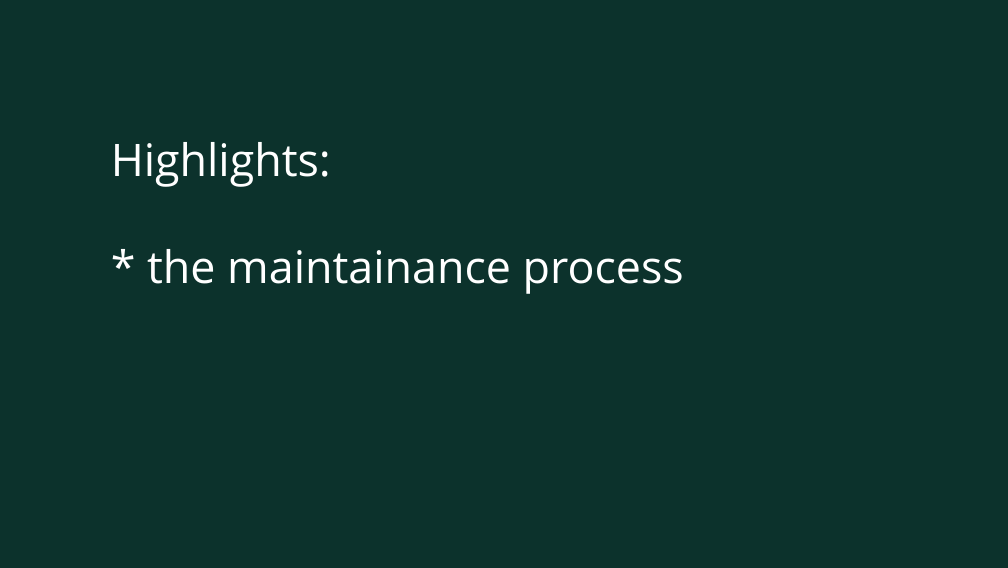
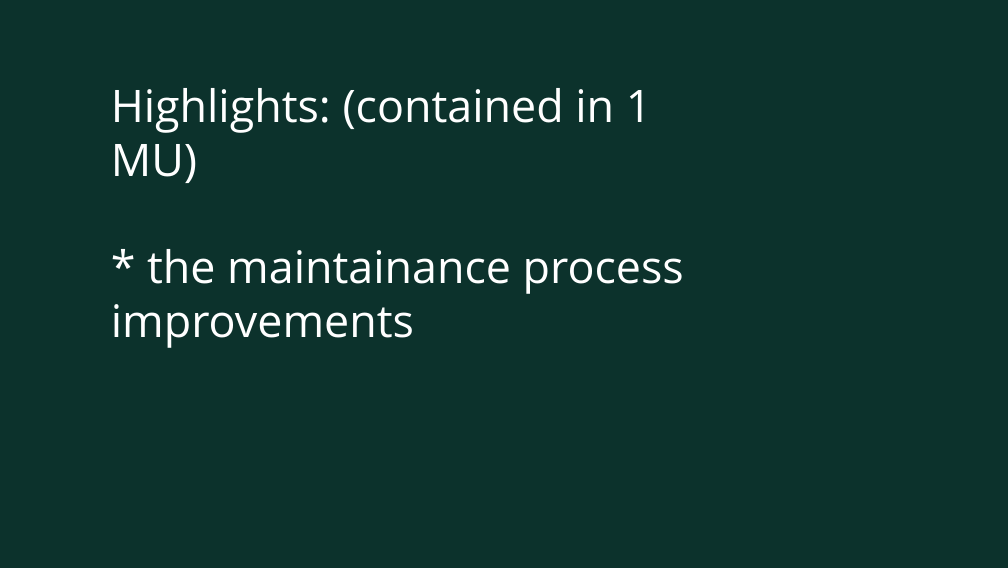
Before and after one commit to MalloZup/work-presentations, a slide deck: slide 12 of hawk-status.odp (slide 4 before the commit). Drawn at 1008x568 pixels with LibreOffice and Linux fonts; fonts in the diff are those of the drawing; background and template pictures are left out. Boxes give left, top, right and bottom in pixels: in the first picture for what was removed or moved away, otherwise in the second. Text is boxed around its words. In the diff, an @@ line names an element or a change of style, - is before the commit and + after.

```diff
--- a/hawk-status.odp
+++ b/hawk-status.odp
@@ title at [111, 88, 684, 348]: text changed @@
-Highlights:
-* the maintainance process
+Highlights: (contained in 1 MU)
+* the maintainance process improvements
```
Also in this commit, not shown: 6 other slides changed, 14 slides added, 2 slides removed, 3 other files.
